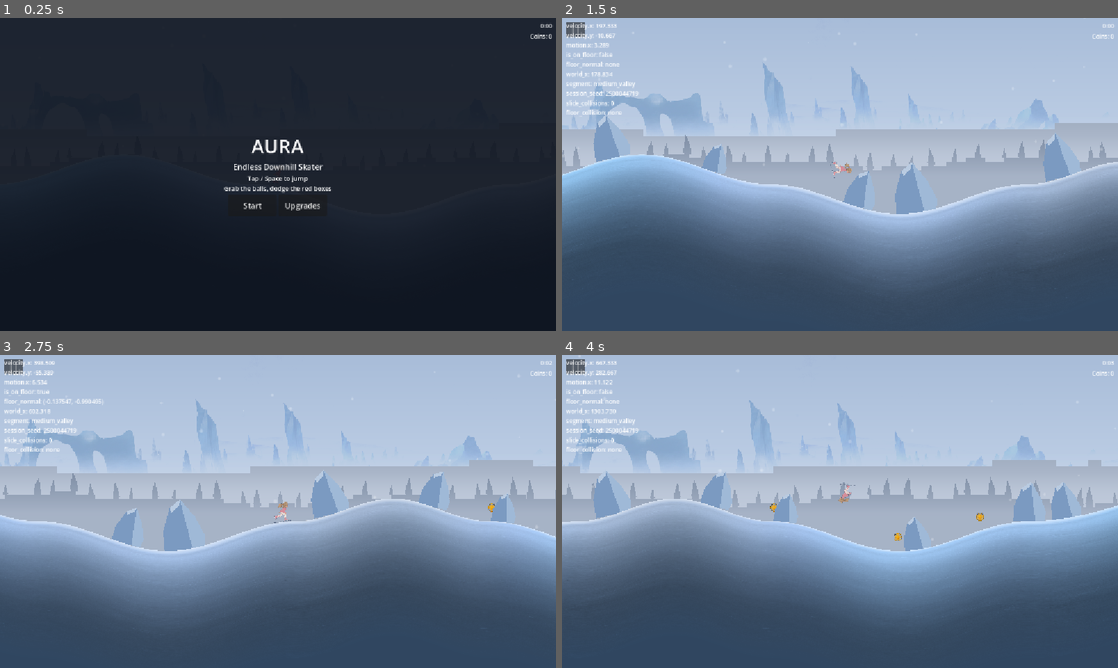
Above: before the commit, frames 1-4 (two rows, left to right).
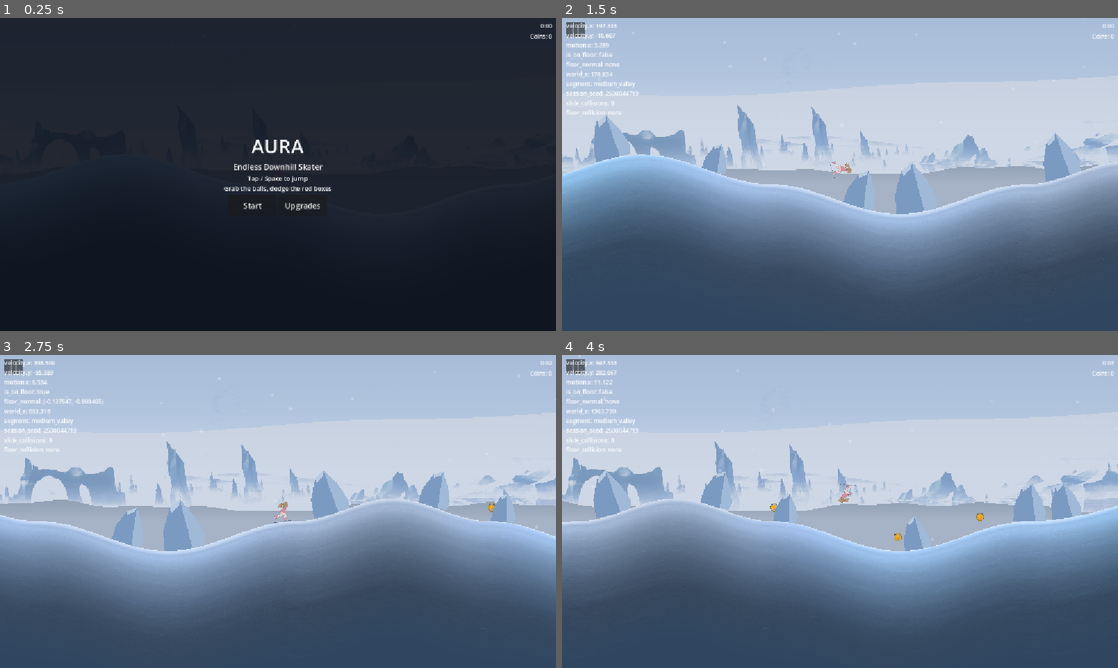
Above: after the commit, the same moments.

Repository: Kiernan-Hub/Aurora
Game: Godot game, scene res://scenes/main.tscn
Same seed, same stepped clock (60 frames per second), same inputs: the game is played once before the commit and once after it.
Inputs (mouse positions are in pixels of both pictures, inside the frame that each line leads up to):
- Up to frame 1 (0.25 s): no input
- Up to frame 2 (1.5 s): click "Start" at 0.5 s; tap Enter (ui_accept) at 1.25 s; move the mouse to (962, 158) at 1.27 s; hold Up (ui_up) from 1.28 s (still down); tap M at 1.35 s; click (962, 158) at 1.42 s
- Up to frame 3 (2.75 s): tap Enter (ui_accept) at 1.52, 1.82 s; release Up (ui_up) at 2 s; drag from (166, 527) to (250, 574) at 2.02 s
- Up to frame 4 (4 s): move the mouse to (895, 442) at 2.77 s; hold Up (ui_up) 2.78-3.5 s; tap M at 2.85 s; drag from (812, 574) to (1023, 536) at 3.52 s

The runs differ from the first frame. In frame 2, 11% of the frame differs, in the area x 0-100%, y 14-50%; in frame 3, 12%; in frame 4, 12%.

Commit message:
Background: move the ice panorama forward and put mountains behind it
Step 2 of the owner's plan, after step 1 was judged bad on sight. Reverts the
failed shapes and restacks the layers.

WHAT FAILED IN db88b5c, so nobody tries it again. Terracing get_ridge_height into
flat plateaus produced CASTLE BATTLEMENTS -- a row of grey rectangles reading as a
city skyline, not pack ice. And the ice shards, despite sheer sides and a leaning
apex, still read as a row of CYPRESS TREES: at that size and spacing the eye takes
any repeated vertical form on a horizon line as a treeline, which is exactly what
the shape change was supposed to escape. The silhouette language was never the
thing carrying "forest"; the RHYTHM was, and both cuts kept the rhythm.

So background_generator.gd is reverted wholesale to its pre-terrace state rather
than left carrying a defaulted-off feature nobody uses.

THE NEW STACK, back to front, measured:

    FarPeaks    motion 0.020   peaks top at 0.203
    IceStrip    motion 0.050   0.330 - 0.550, loop 40956px (55s)
    NearRidge   motion 0.260   peaks top at 0.550

The panorama moves from 0.03 to 0.05 -- genuinely nearer, 2.5x FarPeaks' rate --
and shrinks from a 0.26 band to 0.22, sitting lower. Behind it FarPeaks returns as
the large mountain range, taller than it ever was (90-160px against the old
65-135) and broader (period 3.0 against 2.6), which is what "bigger mountains in
the back" wants. Its peaks land at 0.203, right on the ceiling visuals.md's "There
has to BE a sky" measured.

MidRidge is GONE, not retuned. Its peaks reached 0.440, which is inside the ice
band, so it would have buried the lower half of every formation -- the arch
included. That is the same complaint that came back once already, and no amount of
height tuning fixes a layer whose whole job is to sit in front. NearRidge's peaks
stop at 0.550, exactly the panorama's waterline, so the ice now meets the near
ridge at its base instead of being cut in half by it. Nothing occludes the art.

Renamed PineLine to NearRidge since it no longer draws pines. Only comments
referenced the old name -- BiomeDirector finds layers by iterating children, never
by path -- and those are updated in background_generator.gd and bird_flock.gd.

THE COST, flagged rather than buried: the loop drops from 108s to 55s. Loop length
is texture_width * scale / motion_scale, so "closer" and "smaller" both shorten it
and they compound. There is no setting that makes this layer nearer, smaller AND
long-looping with one 3548px texture; a fourth panel is the only real fix.

Gates: sky_layer_check PASS with SkyCelestial 60/115 unchanged despite the taller
mountains, terrain_invariant_check PASS, project.godot unchanged.
shipping_values_check still fails on exactly the two temporary biome knobs, which
remain deliberately uncommitted.

Co-Authored-By: Claude Opus 5 <noreply@anthropic.com>

Diff:
--- a/scenes/main.tscn
+++ b/scenes/main.tscn
@@ -35,51 +35,46 @@
 
 [node name="ParallaxBackground" type="ParallaxBackground" parent="." unique_id=1047312801]
 
-[node name="IceStrip" type="ParallaxLayer" parent="ParallaxBackground"]
-motion_scale = Vector2(0.03, 0)
-script = ExtResource("25_strip")
-strip_texture = ExtResource("26_pano")
-skyline_y_fraction = 0.17
-horizon_y_fraction = 0.43
-source_skyline_y = 242.0
-source_horizon_y = 489.0
-depth_t = 0.0
-silhouette_color = Color(0.74, 0.81, 0.9, 1)
-
-[node name="MidRidge" type="ParallaxLayer" parent="ParallaxBackground"]
-motion_scale = Vector2(0.14, 0)
+[node name="FarPeaks" type="ParallaxLayer" parent="ParallaxBackground"]
+motion_scale = Vector2(0.02, 0)
 script = ExtResource("4")
 player_path = NodePath("../../Player")
 shape_kind = 0
-depth_t = 0.58
-base_y_fraction = 0.52
-silhouette_color = Color(0.57, 0.68, 0.8, 1)
-ridge_height_min = 45.0
-ridge_height_max = 90.0
-ridge_period_scale = 1.0
-haze_color = Color(0.86, 0.9, 0.95, 0.44)
-haze_rise = 100.0
-rng_salt = 202
-terrace_step = 15.0
-
-[node name="PineLine" type="ParallaxLayer" parent="ParallaxBackground"]
-motion_scale = Vector2(0.3, 0)
+depth_t = 0.0
+base_y_fraction = 0.45
+silhouette_color = Color(0.74, 0.81, 0.9, 1)
+ridge_height_min = 90.0
+ridge_height_max = 160.0
+ridge_period_scale = 3.0
+haze_color = Color(0.88, 0.92, 0.96, 0.4)
+haze_rise = 150.0
+rng_salt = 55
+
+[node name="IceStrip" type="ParallaxLayer" parent="ParallaxBackground"]
+motion_scale = Vector2(0.05, 0)
+script = ExtResource("25_strip")
+strip_texture = ExtResource("26_pano")
+skyline_y_fraction = 0.33
+horizon_y_fraction = 0.55
+source_skyline_y = 242.0
+source_horizon_y = 489.0
+depth_t = 0.3
+silhouette_color = Color(0.68, 0.77, 0.86, 1)
+
+[node name="NearRidge" type="ParallaxLayer" parent="ParallaxBackground"]
+motion_scale = Vector2(0.26, 0)
 script = ExtResource("4")
 player_path = NodePath("../../Player")
-shape_kind = 1
+shape_kind = 0
 depth_t = 1.0
-base_y_fraction = 0.6
+base_y_fraction = 0.63
 silhouette_color = Color(0.45, 0.56, 0.69, 1)
 ridge_height_min = 18.0
-ridge_height_max = 58.0
+ridge_height_max = 52.0
 ridge_period_scale = 0.62
 haze_color = Color(0.85, 0.9, 0.95, 0.52)
 haze_rise = 100.0
 rng_salt = 303
-terrace_step = 10.0
-pine_spacing = 52.0
-pine_height_min = 26.0
-pine_height_max = 52.0
 
 [node name="BirdFlock" type="CanvasLayer" parent="."]
 layer = -60
--- a/scripts/systems/background_generator.gd
+++ b/scripts/systems/background_generator.gd
@@ -4,17 +4,16 @@
 
 # One layer of background scenery: a recycled strip of silhouette, plus the haze that
 # veils it. main.tscn attaches this same script to three ParallaxLayers (FarRidge,
-# MidRidge, PineLine) which differ only by their @export values -- the recycling logic
+# FarPeaks, NearRidge) which differ only by their @export values -- the recycling logic
 # exists once, and a new layer is a scene edit rather than a new script.
 #
 # HOW DEPTH IS PRODUCED, since it is not obvious from any single value:
 #
 #   * Colour. Distant ridges sit closer to the sky colour and near ones further from it
 #     (atmospheric perspective). Under a PALE sky that means far = lighter, so FarRidge is
-#     the lightest scenery and PineLine the darkest.
-#   * Parallax rate. Far layers scroll slower. PineLine keeps the 0.3 that was already
-#     shipped and proven; the two ridge layers are slower still, so this change only ever
-#     moves background pixels *less* per frame than before, never more.
+#     the lightest scenery and NearRidge the darkest.
+#   * Parallax rate. Far layers scroll slower, so FarPeaks sits at 0.02 and NearRidge at
+#     0.26. The raster IceStrip sits between them at 0.05 -- see background_strip.gd.
 #   * Haze. Each layer owns two child containers, built once in _ready(): "Ridges" then
 #     "Haze". Because Haze is added second it draws over every silhouette in ITS OWN
 #     layer and only that layer -- so layer N's haze veils layer N, and layer N+1's
@@ -40,12 +39,10 @@
 #     arithmetic it already was; do no per-frame node work.
 
 const SHAPE_RIDGE: int = 0
-# Named SHAPE_PINES until the world became ice. The VALUE is what main.tscn stores,
-# so it stays 1; only what gets built on the ridge changed.
-const SHAPE_SHARDS: int = 1
+const SHAPE_PINES: int = 1
 
 @export var player_path: NodePath
-@export_enum("Ridge:0", "Shards:1") var shape_kind: int = SHAPE_RIDGE
+@export_enum("Ridge:0", "Pines:1") var shape_kind: int = SHAPE_RIDGE
 @export var segment_width: float = 1024.0
 @export var segment_count_ahead: int = 2
 @export var segment_count_behind: int = 1
@@ -74,19 +71,7 @@
 @export var haze_rise: float = 130.0
 # Per-layer hash salt. Any two layers sharing a salt would generate the same skyline.
 @export var rng_salt: int = 0
-# Quantises this layer's skyline to flat steps of this many px; 0 leaves it smooth.
-#
-# This is what makes a layer read as ICE rather than as a snow dune. HANDOFF's
-# hard-won rule from the reverted procedural pass: "Mound silhouettes read as rock.
-# Ice fractures along planes: vertical side walls, flat or sharply angular tops."
-# A sine hump is a mound by definition, so no amount of amplitude tuning fixes it --
-# the fix is removing the curve, not resizing it.
-#
-# The step is applied inside get_ridge_height, so the function stays PURE in
-# (rng_salt, x) and the seam guarantee is untouched: two adjacent segments feed the
-# same x to the same function and still land on the same quantised height.
-@export var terrace_step: float = 0.0
-# Ignored unless shape_kind is Shards.
+# Ignored unless shape_kind is Pines.
 @export var pine_spacing: float = 52.0
 @export var pine_height_min: float = 26.0
 @export var pine_height_max: float = 52.0
@@ -256,7 +241,7 @@
 	segment.name = "Segment%d" % segment_index
 	segment.position = Vector2(segment_origin_x, 0.0)
 	segment.add_child(build_ridge_polygon(segment_origin_x))
-	if shape_kind == SHAPE_SHARDS:
+	if shape_kind == SHAPE_PINES:
 		build_pines(segment, segment_origin_x)
 	ridges_root.add_child(segment)
 	active_segments[segment_index] = segment
@@ -289,20 +274,9 @@
 	# <=, so the last vertex lands exactly on the segment's right edge. That vertex and
 	# the next segment's first are the same x fed to the same pure function, so the two
 	# polygons meet at an identical y and the seam is invisible by construction.
-	var previous_height: float = get_ridge_height(segment_origin_x)
-	points.append(Vector2(0.0, base_y - previous_height))
-	for sample_index: int in range(1, RIDGE_SAMPLE_COUNT + 1):
+	for sample_index: int in range(RIDGE_SAMPLE_COUNT + 1):
 		var local_x: float = float(sample_index) * step
-		var height: float = get_ridge_height(segment_origin_x + local_x)
-		# On a terraced layer the height changes in discrete jumps. Emitting the OLD
-		# height at the NEW x first turns that jump into a true vertical wall; without
-		# it the jump is spread over one sample step (16px here) and comes out as a
-		# diagonal ramp, which is a slope, which reads as rock again. The wall is the
-		# entire point of terracing, so it is built rather than approximated.
-		if not is_equal_approx(height, previous_height):
-			points.append(Vector2(local_x, base_y - previous_height))
-		points.append(Vector2(local_x, base_y - height))
-		previous_height = height
+		points.append(Vector2(local_x, base_y - get_ridge_height(segment_origin_x + local_x)))
 	points.append(Vector2(segment_width, fill_bottom_y))
 	points.append(Vector2(0.0, fill_bottom_y))
 
@@ -327,10 +301,7 @@
 		wave += sin((TAU * x / wavelength) + wave_phases[wave_index]) * RIDGE_WAVE_AMPLITUDES[wave_index]
 
 	var normalized: float = clampf((wave * 0.5) + 0.5, 0.0, 1.0)
-	var height: float = ridge_height_min + (pow(normalized, RIDGE_PEAK_SHARPNESS) * (ridge_height_max - ridge_height_min))
-	if terrace_step > 0.0:
-		height = floor(height / terrace_step) * terrace_step
-	return height
+	return ridge_height_min + (pow(normalized, RIDGE_PEAK_SHARPNESS) * (ridge_height_max - ridge_height_min))
 
 
 func build_wave_phases() -> void:
@@ -354,39 +325,29 @@
 			continue
 
 		var tree_height: float = pine_height_min + (get_hash_unit_float((tree_index * 3) + 1) * (pine_height_max - pine_height_min))
-		var lean: float = get_hash_unit_float((tree_index * 3) + 2)
 		var pine: Polygon2D = Polygon2D.new()
-		pine.name = "Shard%d" % tree_index
+		pine.name = "Pine%d" % tree_index
 		# Rooted ON the ridge line, so the tree line reads as growing out of the hill
 		# rather than floating in front of it.
 		pine.position = Vector2(tree_x - segment_origin_x, base_y - get_ridge_height(tree_x))
-		pine.polygon = build_shard_polygon(tree_height, lean)
+		pine.polygon = build_pine_polygon(tree_height)
 		# White for the same reason as the ridge: ridges_root.modulate tints it.
 		pine.color = Color.WHITE
 		segment.add_child(pine)
 
 
-# An ice shard: sheer sides, a flat foot and one sharp leaning apex. Replaces the
-# two-tier conifer this layer used to draw, which made no sense once the world became
-# ice and water.
-#
-# THE FOOT HAS WIDTH, deliberately. A shape that tapers to nothing at both feet is a
-# mound, and HANDOFF records mounds reading as rock no matter how they are shaded. Ice
-# meets ice at an edge, so the base is a flat cut.
-#
-# `lean` comes from the caller's hash so a row of these is not a row of one shape --
-# it slides the apex across the foot, which also keeps every silhouette asymmetric.
-func build_shard_polygon(shard_height: float, lean: float) -> PackedVector2Array:
-	var half_width: float = shard_height * 0.19
-	var apex_x: float = lerpf(-half_width * 0.55, half_width * 0.55, lean)
+# A two-tier conifer, drawn from the apex clockwise. Deliberately simple: at this scale
+# the silhouette is what carries, and detail would only add noise behind the play area.
+func build_pine_polygon(tree_height: float) -> PackedVector2Array:
+	var half_width: float = tree_height * 0.21
 	return PackedVector2Array([
-		Vector2(apex_x, -shard_height),
-		Vector2(half_width * 0.72, -shard_height * 0.46),
-		Vector2(half_width, -shard_height * 0.16),
-		Vector2(half_width * 0.86, 0.0),
-		Vector2(-half_width * 0.86, 0.0),
-		Vector2(-half_width, -shard_height * 0.21),
-		Vector2(-half_width * 0.72, -shard_height * 0.52),
+		Vector2(0.0, -tree_height),
+		Vector2(half_width * 0.56, -tree_height * 0.52),
+		Vector2(half_width * 0.32, -tree_height * 0.52),
+		Vector2(half_width, 0.0),
+		Vector2(-half_width, 0.0),
+		Vector2(-half_width * 0.32, -tree_height * 0.52),
+		Vector2(-half_width * 0.56, -tree_height * 0.52),
 	])
 
 
--- a/scripts/systems/bird_flock.gd
+++ b/scripts/systems/bird_flock.gd
@@ -24,7 +24,7 @@
 # would just be clutter over the obstacles/coins the player is reading.
 
 const BIRD_COUNT: int = 4
-# Mid-dark, same family as PineLine/MidRidge (docs/development/visuals.md palette) so a
+# Mid-dark, same family as NearRidge/MidRidge (docs/development/visuals.md palette) so a
 # bird reads as part of the distant scenery rather than a foreground gameplay object.
 const BIRD_COLOR: Color = Color(0.4, 0.49, 0.6, 0.88)
 const WING_LENGTH_MIN: float = 12.0
